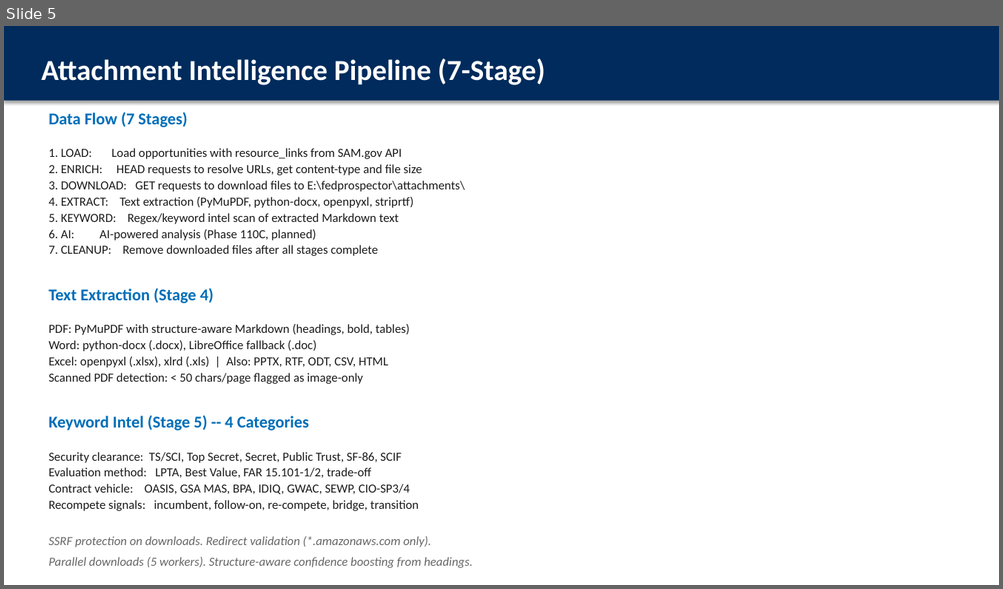
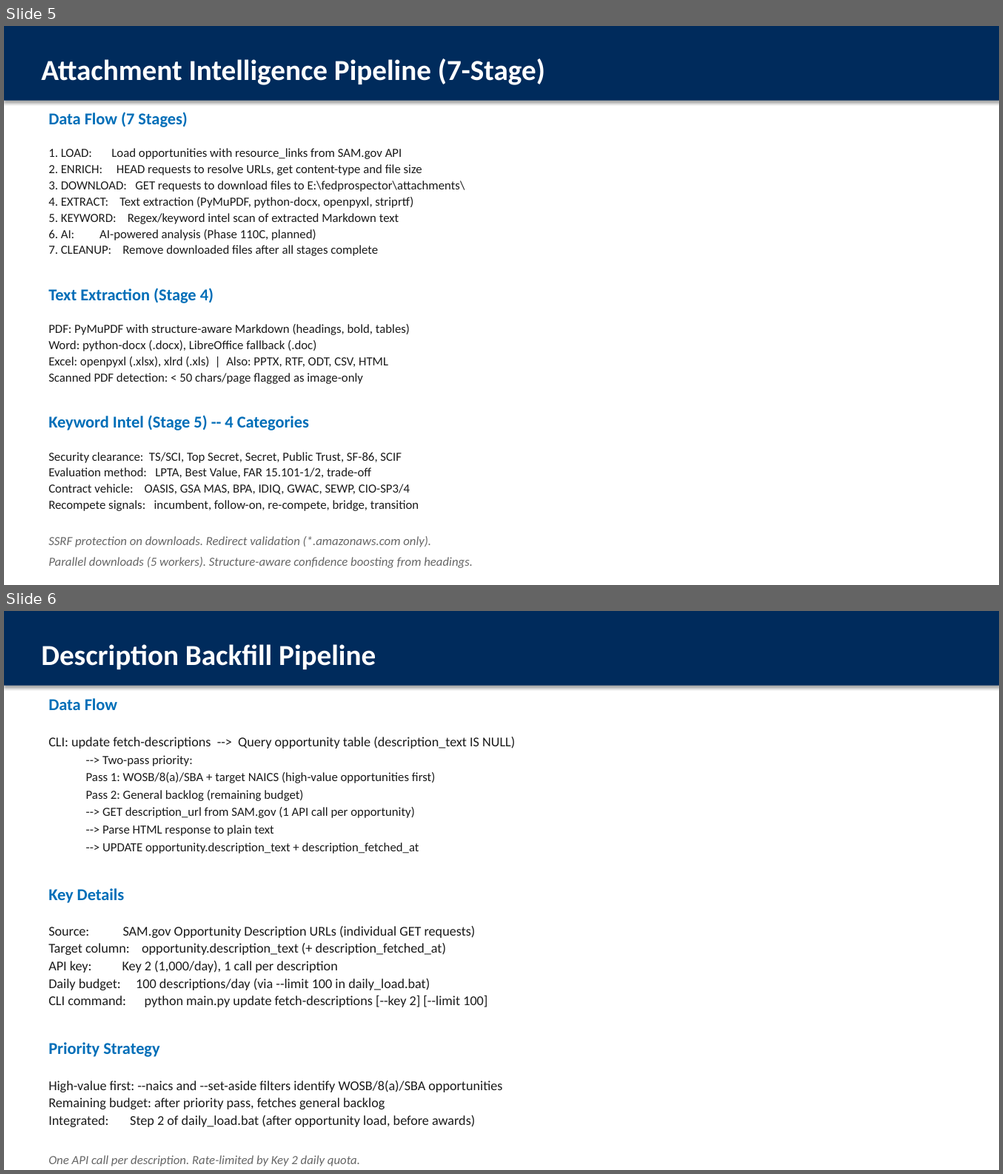
Before and after one commit to kaltinril/FedProspector, a slide deck: docs/etl/FedProspect-Data-Flows.pptx. Shown one above the other, each under a label of ours: slide 5 before the commit, slides 5 and 6 after it. The pictures are 1003x589 and 1003x1174 pixels, drawn with LibreOffice and Linux fonts; fonts in the diff are those of the drawing. Boxes give left, top, right and bottom in pixels: in the first picture for what was removed or moved away, otherwise in the second. Text is boxed around its words. In the diff, an @@ line names an element or a change of style, - is before the commit and + after.

Commit message:
Phases 121, 122, 128: Description intel, POC extraction, federal identifier extraction
Phase 121 (IN PROGRESS): AI analysis of opportunity descriptions
- New analyze_descriptions CLI command (extract description-ai)
- Combined description + attachment text for AI context
- API fix for description-only intel display
- Opus model option removed (ENUM prerequisite)

Phase 122 (COMPLETE): Point of contact extraction
- POC data from raw JSON via backfill pocs CLI command
- C# API returns POCs in opportunity detail DTO
- UI card with name, type, title, email, phone, fax

Phase 128 (IN PROGRESS): Federal identifier extraction
- Regex extraction for 10 identifier types (PIID, UEI, CAGE, etc.)
- document_identifier_ref table + SQL views for cross-referencing
- Dual search (dashed + dashless) for cross-ref matching
- New API endpoint GET /api/opportunities/{noticeId}/identifier-refs
- Phase 132 planned for full dash normalization

Also includes: Phase 114 doc moved to completed, updated docs

```diff
--- a/docs/etl/FedProspect-Data-Flows.pptx
+++ b/docs/etl/FedProspect-Data-Flows.pptx
@@ slide 6 added at [4,611,999,1170], background #FFFFFF @@
@@ rectangle added at [4,611,999,686], fill #002B5C, 28 pt, text #FFFFFF, bold @@
+Description Backfill Pipeline
@@ text added at [48,698,515,1167], 13 pt, text #1A1A1A @@
+Data Flow
+CLI: update fetch-descriptions --> Query opportunity table (description_text IS NULL)
+  --> Two-pass priority:
+  Pass 1: WOSB/8(a)/SBA + target NAICS (high-value opportunities first)
+  Pass 2: General backlog (remaining budget)
+  --> GET description_url from SAM.gov (1 API call per opportunity)
+  --> Parse HTML response to plain text
+  --> UPDATE opportunity.description_text + description_fetched_at
+Key Details
+Source: SAM.gov Opportunity Description URLs (individual GET requests)
+Target column: opportunity.description_text (+ description_fetched_at)
+API key: Key 2 (1,000/day), 1 call per description
+Daily budget: 100 descriptions/day (via --limit 100 in daily_load.bat)
+CLI command: python main.py update fetch-descriptions [--key 2] [--limit 100]
+Priority Strategy
+High-value first: --naics and --set-aside filters identify WOSB/8(a)/SBA opportunities
+Remaining budget: after priority pass, fetches general backlog
+Integrated: Step 2 of daily_load.bat (after opportunity load, before awards)
+One API call per description. Rate-limited by Key 2 daily quota.
+Backlog clears over days/weeks as 100/day accumulates.
```
Also in this commit, not shown: 1 slide changed, 44 other files.
